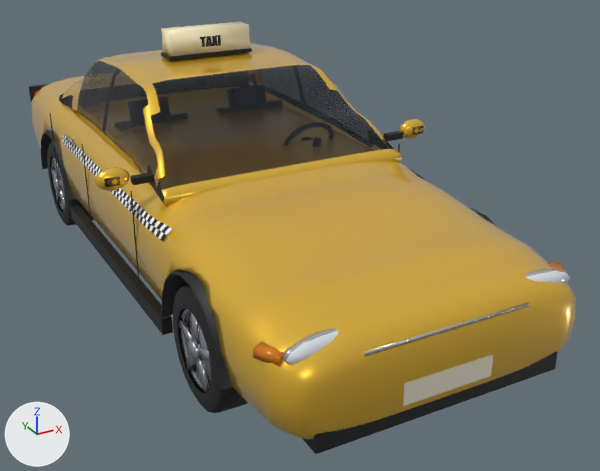
A saved change to the Blender file blender/car_taxi.blend.
One viewpoint serves both versions: a camera (50 mm lens) standing at (-2.21, -4.93, 2.61) and looking at (0.3, -0.36, 0.33). Every picture has the same lights, and +X, +Y and +Z are marked at lower left. The older version comes first.

The first picture shows 'Body', 'wheel_FR', 'wheel_RR' and 1 more.
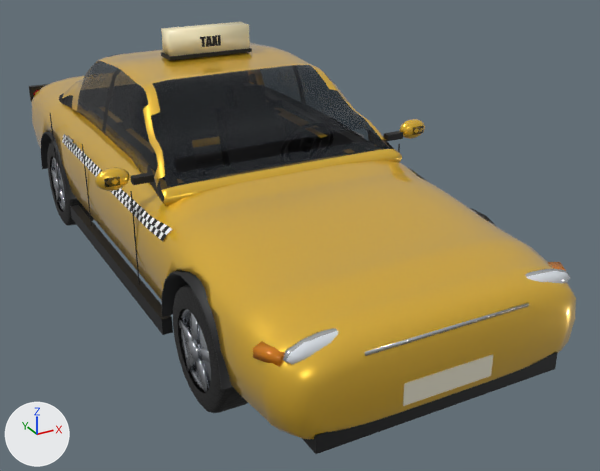
Location of each change, (x1, y1, x2, y2) in pixels of the pictures (600 x 471 px):
part 1 of me_taxi_body, added: after (288, 132, 364, 153)
part 2 of me_taxi_body, cut back: before (174, 129, 373, 173)

The edits, one by one:
me_taxi_body is used by ob_body; parent ob_taxi; location (0.0, 0.0, 0.0).
me_taxi_body had 4054 vertices, 3655 faces and spanned x -1.12..1.12, y -2.37..2.46, z 0.21..1.64.
me_taxi_body now has 4136 vertices, 3558 faces and spans x -1.12..1.12, y -2.37..2.46, z 0.21..1.64.
me_taxi_body part 1: a new loose piece of 83 vertices spanning x 0.62..0.73, y -0.68..1.37, z 0.36..1.02.
Part 2, on me_taxi_body:
113 vertices are removed from x -0.57..0.69, y -0.6..1.3, z 0.91..1.09.
192 faces are deleted.
8 vertices are added at x -0.66..0.66, y -0.68..1.37, z 0.36..1.02.
2 new faces join them, mat_interior (black #2a2b2e).
Other edits to the shape of me_taxi_body do not show in these pictures.
